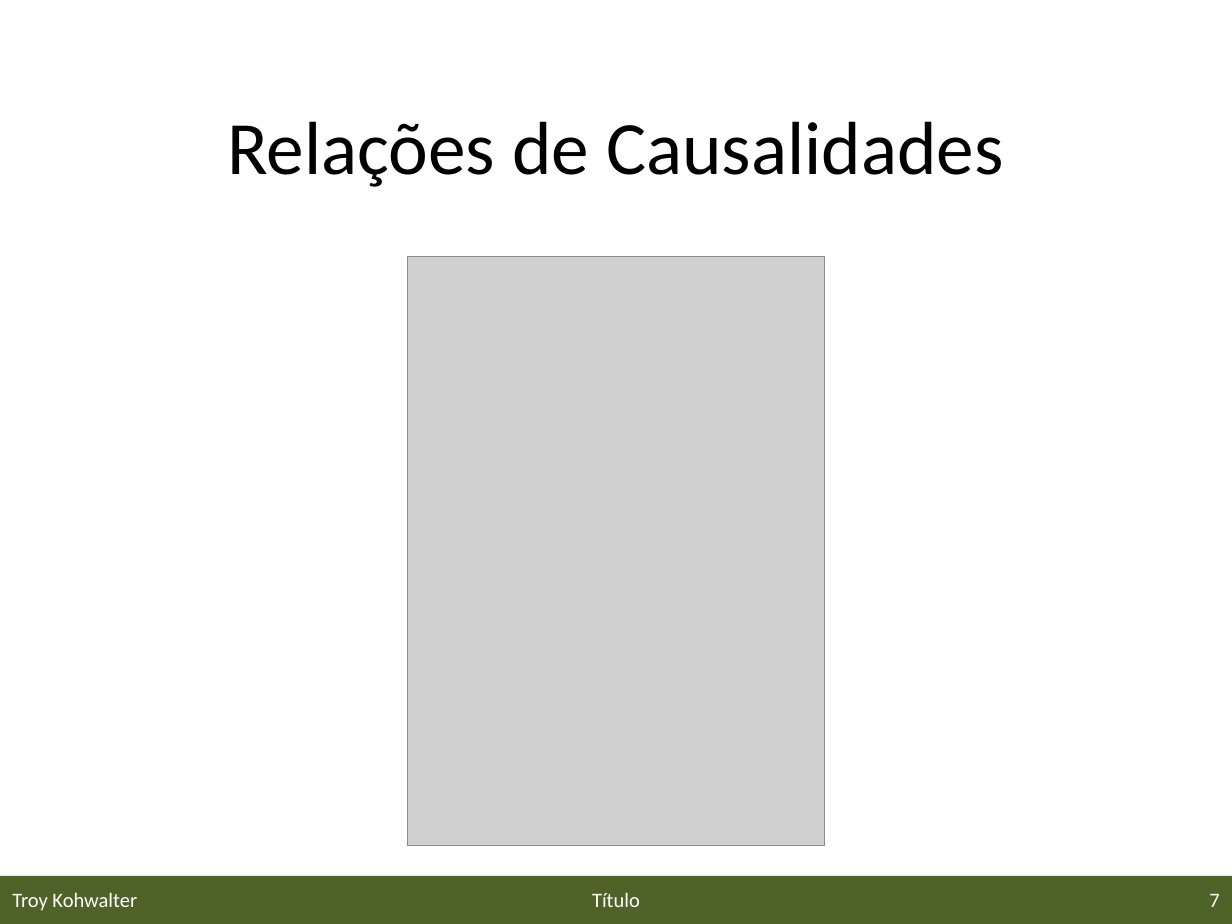
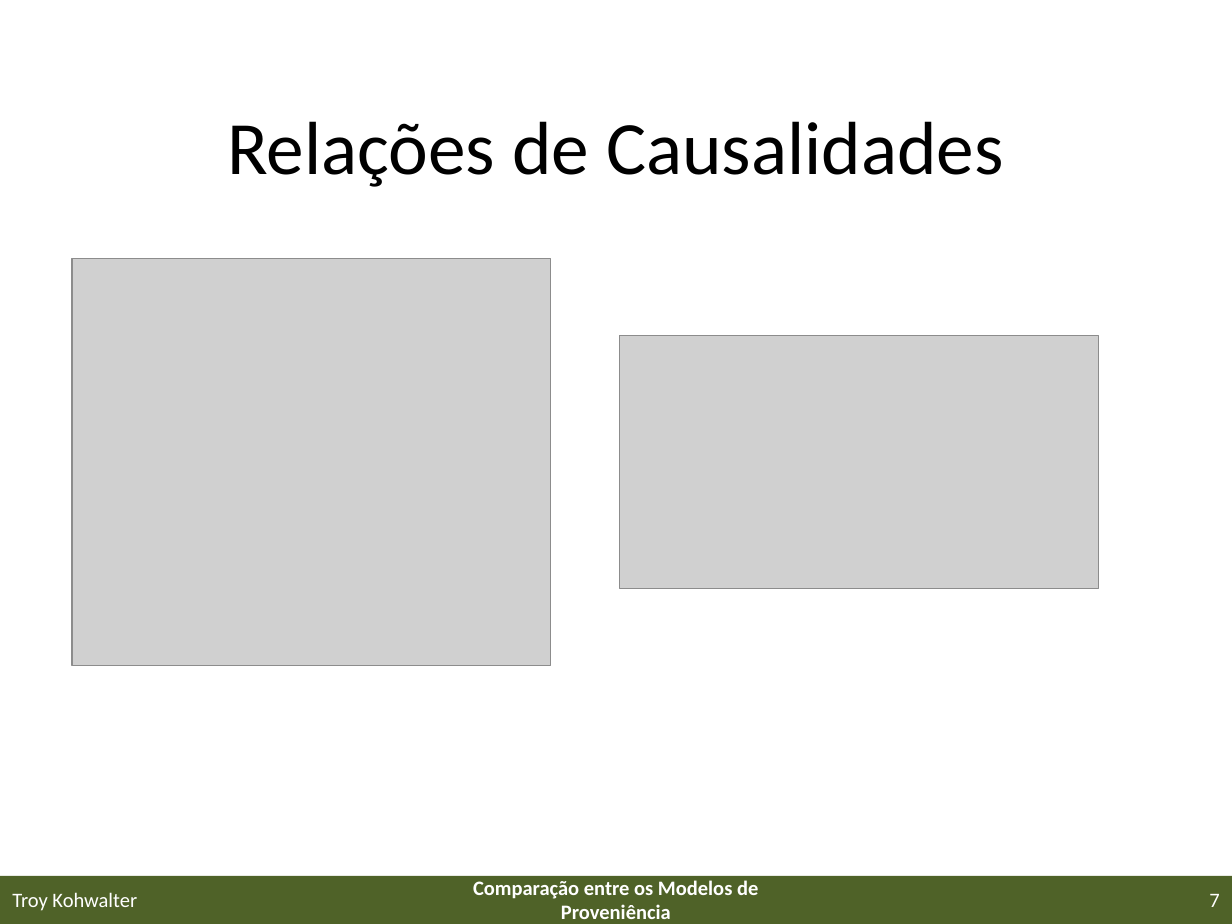
Before and after one commit to gems-uff/sdm, a slide deck: slide 7 of Documents/Papers/eScience2013/eScience2013.pptx. Drawn at 1232x924 pixels with LibreOffice and Linux fonts; fonts in the diff are those of the drawing; grey boxes stand for pictures; background and template pictures are left out. Boxes give left, top, right and bottom in pixels: in the first picture for what was removed or moved away, otherwise in the second. Text is boxed around its words. In the diff, an @@ line names an element or a change of style, - is before the commit and + after.

```diff
--- a/Documents/Papers/eScience2013/eScience2013.pptx
+++ b/Documents/Papers/eScience2013/eScience2013.pptx
@@ picture added at box(71, 259, 551, 665) @@
@@ picture removed at box(408, 256, 825, 845) @@
@@ picture added at box(620, 335, 1099, 588) @@
@@ text at box(473, 880, 758, 919): text changed; bold on @@
-Título
+Comparação entre os Modelos de Proveniência
```
Also in this commit, not shown: 17 other slides changed, 3 slides added, 1 slide removed.
